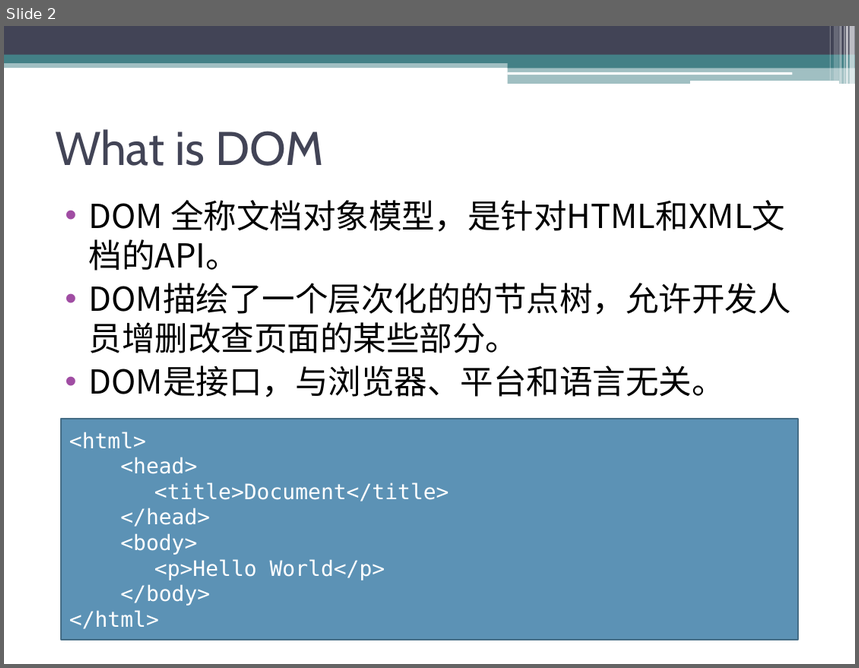
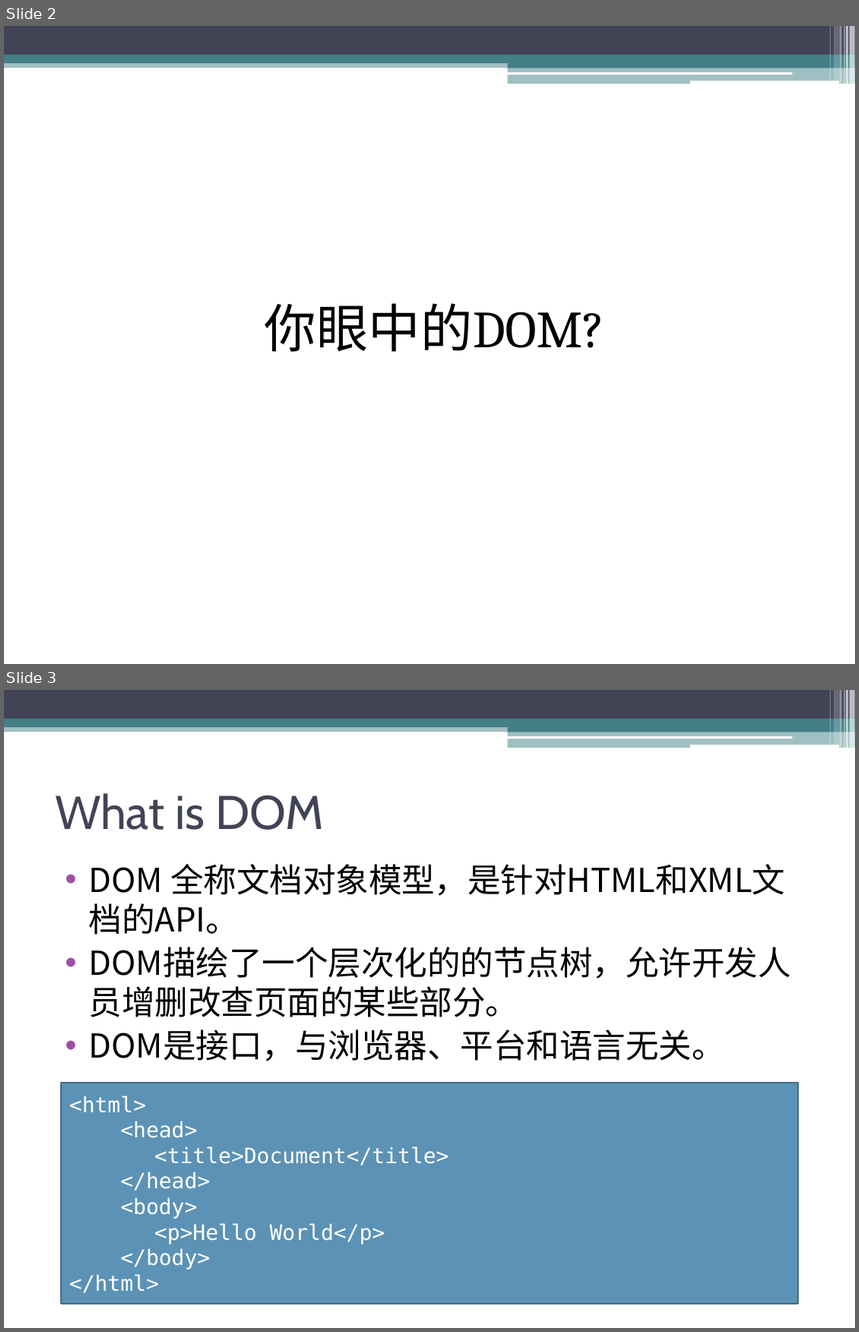
Before and after one commit to sophiazzw/Front_Library, a slide deck: manipulation.pptx. Shown one above the other, each under a label of ours: slide 2 before the commit, slides 2 and 3 after it. The pictures are 859x668 and 859x1332 pixels, drawn with LibreOffice and Linux fonts; fonts in the diff are those of the drawing. Boxes give left, top, right and bottom in pixels: in the first picture for what was removed or moved away, otherwise in the second. Text is boxed around its words. In the diff, an @@ line names an element or a change of style, - is before the commit and + after.

```diff
--- a/manipulation.pptx
+++ b/manipulation.pptx
@@ slide 2 added at [4,26,855,664], background #FFFFFF; not listed: 13 template elements that a slide beside it also shows @@
@@ text added at [265,303,604,352], 44 pt, text #000000 @@
+你眼中的DOM?
@@ what was slide 2 is now slide 3 @@
```
Also in this commit, not shown: 1 slide changed, 2 other slides added, 1 slide removed, 3 other files.
